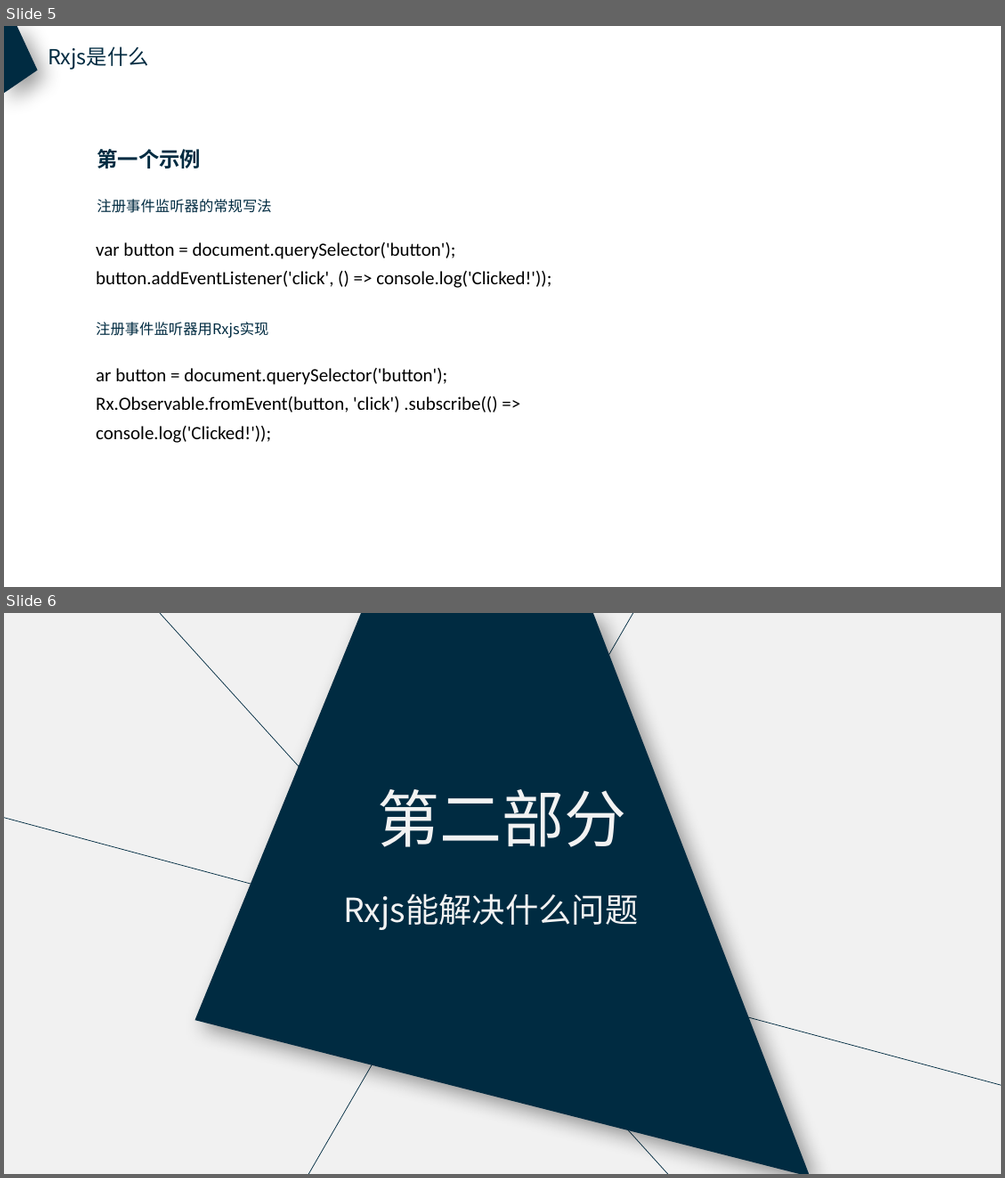
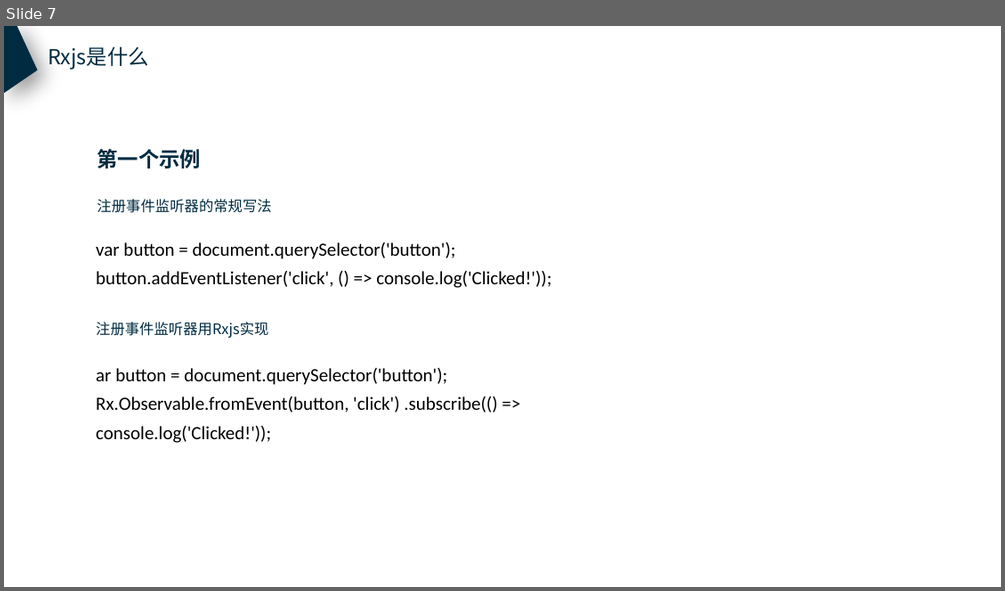
Before and after one commit to luoyiyi/rxjs-demos, a slide deck: rxjs入门分享.pptx. Shown one above the other, each under a label of ours: slides 5 and 6 before the commit, slide 7 after it. The pictures are 1005x1178 and 1005x591 pixels, drawn with LibreOffice and Linux fonts; fonts in the diff are those of the drawing. Boxes give left, top, right and bottom in pixels: in the first picture for what was removed or moved away, otherwise in the second. Text is boxed around its words. In the diff, an @@ line names an element or a change of style, - is before the commit and + after.

```diff
--- a/rxjs入门分享.pptx
+++ b/rxjs入门分享.pptx
@@ slide 6 removed at <box>4,613,1001,1174</box>, background #F1F1F1 @@
@@ line removed from (671, 1174) to (160, 613) @@
@@ freeform shape removed at <box>194,613,810,1174</box> @@
@@ line removed from (642, 613) to (308, 1174) @@
@@ text removed at <box>378,789,627,847</box> @@
-第二部分
@@ line removed from (4, 817) to (1001, 1085) @@
@@ text removed at <box>343,893,638,930</box> @@
-Rxjs能解决什么问题
@@ what was slide 5 is now slide 7 @@
```
Also in this commit, not shown: 5 slides changed, 3 other slides removed, 9 other files.
